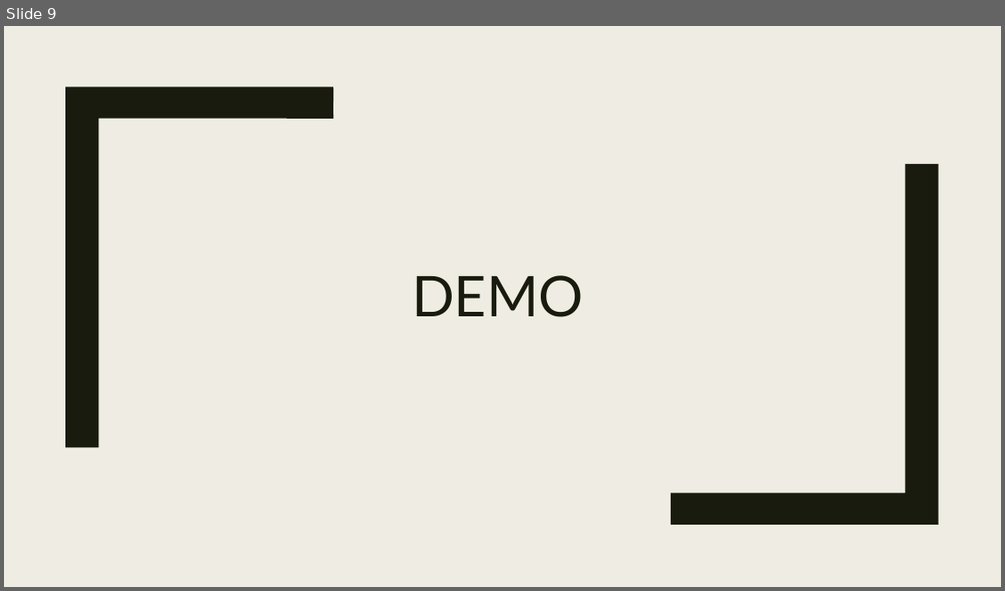
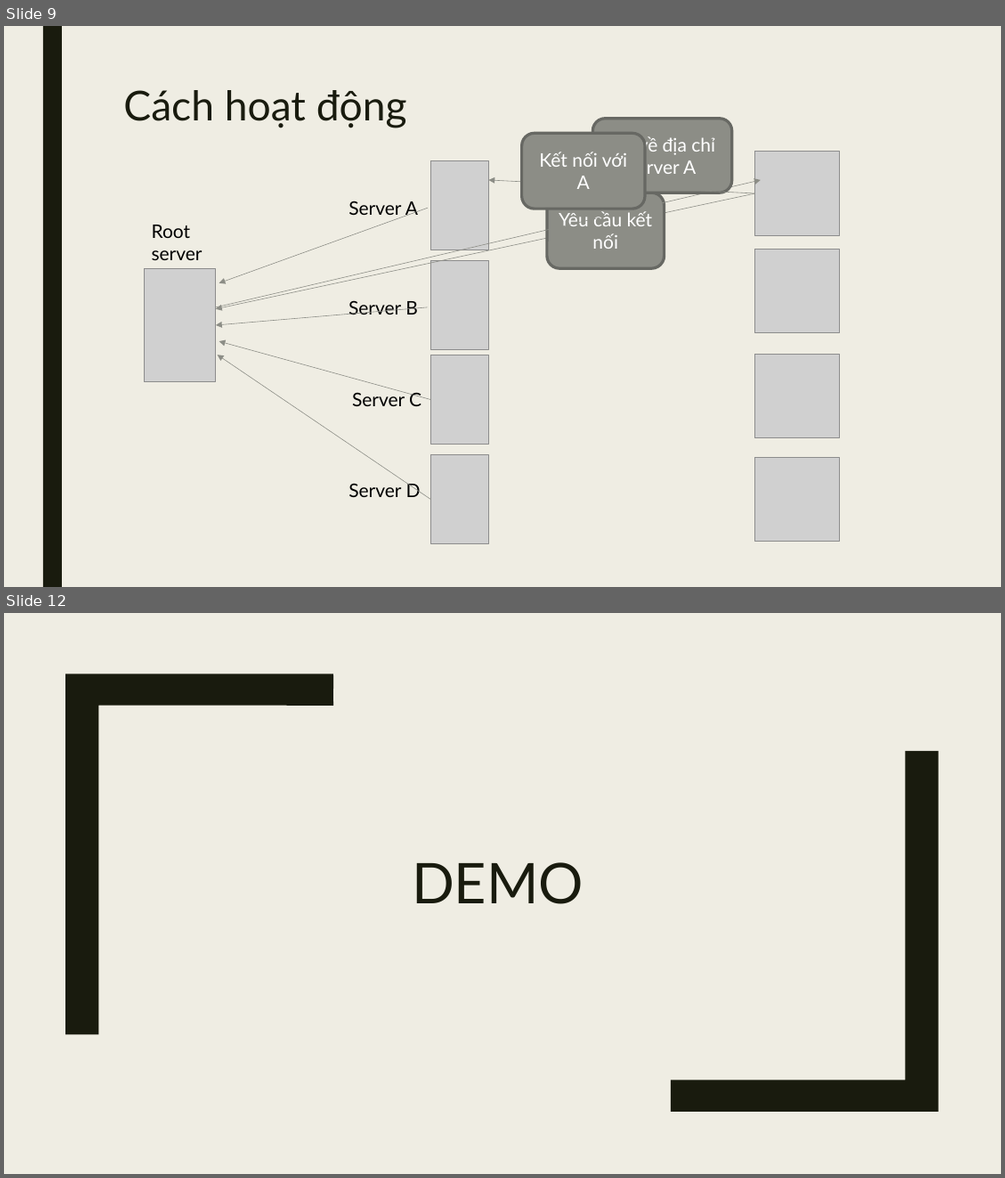
Before and after one commit to znqt/LTM_Proj, a slide deck: Load balancing.pptx. Shown one above the other, each under a label of ours: slide 9 before the commit, slides 9 and 12 after it; the slides between them are not shown. The pictures are 1005x591 and 1005x1178 pixels, drawn with LibreOffice and Linux fonts; fonts in the diff are those of the drawing; grey boxes stand for pictures. Boxes give left, top, right and bottom in pixels: in the first picture for what was removed or moved away, otherwise in the second. Text is boxed around its words. In the diff, an @@ line names an element or a change of style, - is before the commit and + after.

```diff
--- a/Load balancing.pptx
+++ b/Load balancing.pptx
@@ slide 9 added at [4,26,1001,587], background #EFEDE3 @@
@@ rectangle added at [43,26,62,587], fill #191B0E @@
@@ title added at [123,90,407,128], 39.6 pt, text #191B0E @@
+Cách hoạt động
@@ rounded rectangle added at [592,119,732,192], fill #8C8D86, outline #686863 2.75 pt, 18 pt, text #FFFFFF @@
+Trả về địa chỉ server A
@@ rounded rectangle added at [521,133,645,208], fill #8C8D86, outline #686863 2.75 pt, 18 pt, text #FFFFFF @@
+Kết nối với A
@@ picture added at [755,151,839,235] @@
@@ arrow added from (216, 307) to (760, 180), #8C8D86 0.5 pt @@
@@ picture added at [431,160,488,250] @@
@@ arrow added from (755, 193) to (488, 180), #8C8D86 0.5 pt @@
@@ arrow added from (755, 193) to (216, 309), #8C8D86 0.5 pt @@
@@ arrow added from (428, 208) to (219, 283), #8C8D86 0.5 pt @@
@@ text added at [348,200,418,219], 18 pt, text #000000 @@
+Server A
@@ rounded rectangle added at [547,192,664,268], fill #8C8D86, outline #686863 2.75 pt, 18 pt, text #FFFFFF @@
+Yêu cầu kết nối
@@ text added at [152,224,202,260], 18 pt, text #000000 @@
+Root server
@@ picture added at [431,260,488,350] @@
@@ picture added at [755,248,839,332] @@
@@ picture added at [144,268,216,382] @@
@@ arrow added from (428, 307) to (216, 325), #8C8D86 0.5 pt @@
@@ text added at [348,300,418,314], 18 pt, text #000000 @@
+Server B
@@ arrow added from (431, 400) to (219, 342), #8C8D86 0.5 pt @@
@@ arrow added from (431, 499) to (217, 355), #8C8D86 0.5 pt @@
@@ picture added at [431,355,488,445] @@
@@ picture added at [755,354,839,437] @@
@@ text added at [352,390,421,406], 18 pt, text #000000 @@
+Server C
@@ picture added at [431,454,488,544] @@
@@ picture added at [755,458,839,541] @@
@@ text added at [348,483,421,497], 18 pt, text #000000 @@
+Server D
@@ what was slide 9 is now slide 12 @@
```
Also in this commit, not shown: 4 slides changed, 6 other slides added, 4 slides removed.
